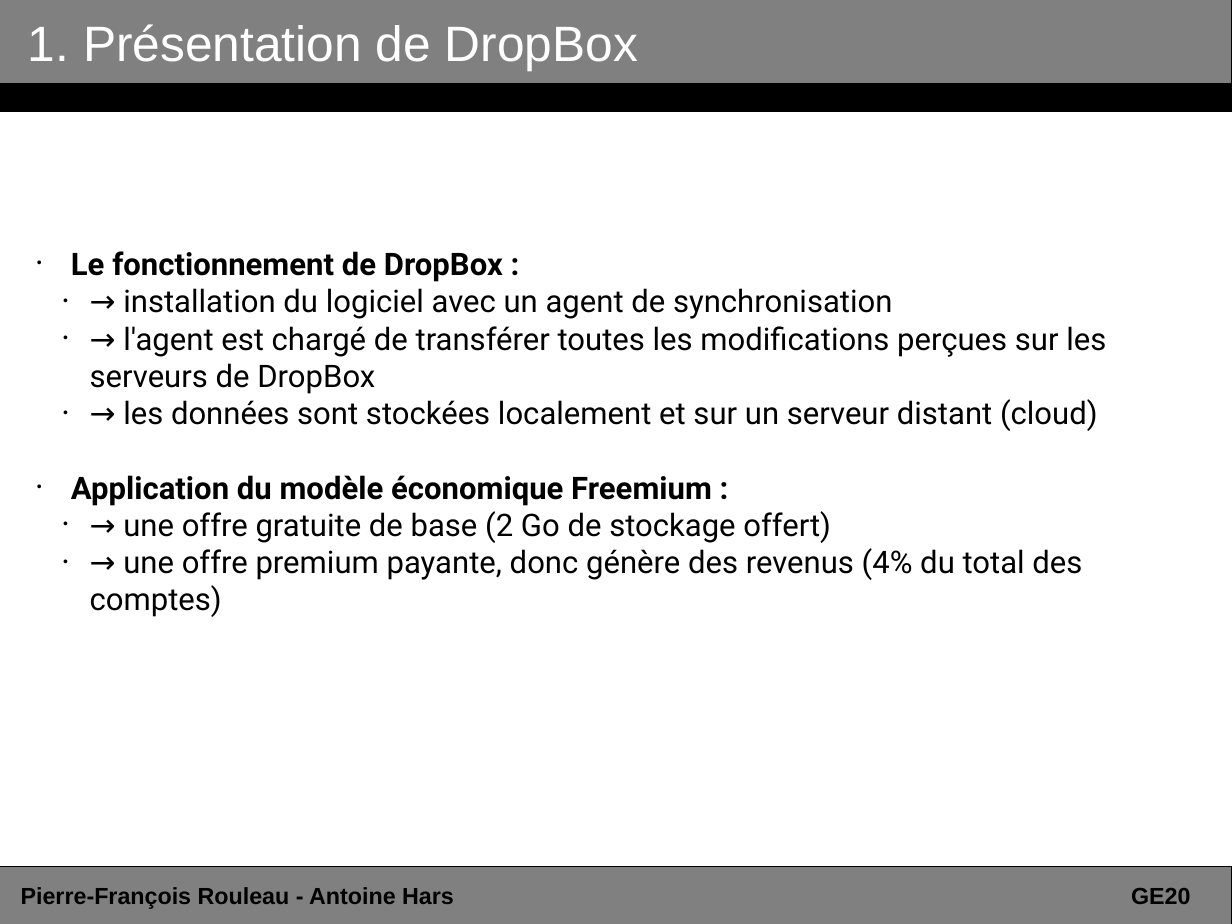
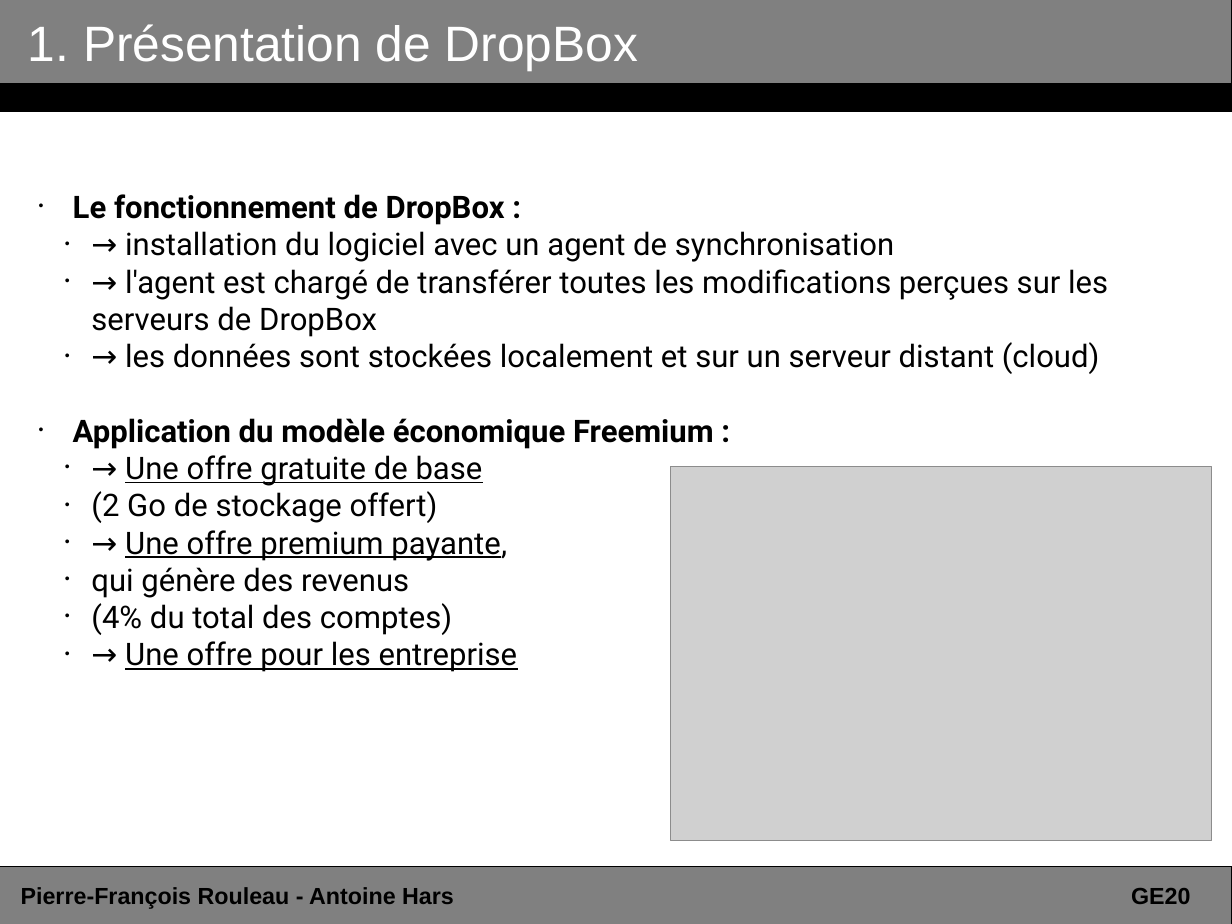
Before and after one commit to ahars/ge20, a slide deck: slide 8 of presentation_dropbox.odp (slide 7 before the commit). Drawn at 1232x924 pixels with LibreOffice and Linux fonts; fonts in the diff are those of the drawing; grey boxes stand for pictures. Boxes give left, top, right and bottom in pixels: in the first picture for what was removed or moved away, otherwise in the second. Text is boxed around its words. In the diff, an @@ line names an element or a change of style, - is before the commit and + after.

```diff
--- a/presentation_dropbox.odp
+++ b/presentation_dropbox.odp
@@ subtitle "Le fonctionnement de DropBox :": place and size @@
-subtitle "Le fonctionnement de DropBox :" at (71,251,1106,617)
+subtitle "Le fonctionnement de DropBox :" at (73,194,1108,672)
@@ subtitle at (91,455,518,672): text changed @@
-  • → une offre gratuite de base (2 Go de stockage offert)
-  • → une offre premium payante, donc génère des revenus (4% du total des comptes)
+  • → Une offre gratuite de base
+  • (2 Go de stockage offert)
+  • → Une offre premium payante,
+  • qui génère des revenus
+  • (4% du total des comptes)
+  • → Une offre pour les entreprise
@@ picture added at (671,466,1212,841) @@
```
Also in this commit, not shown: 7 other slides changed, 1 slide added.
